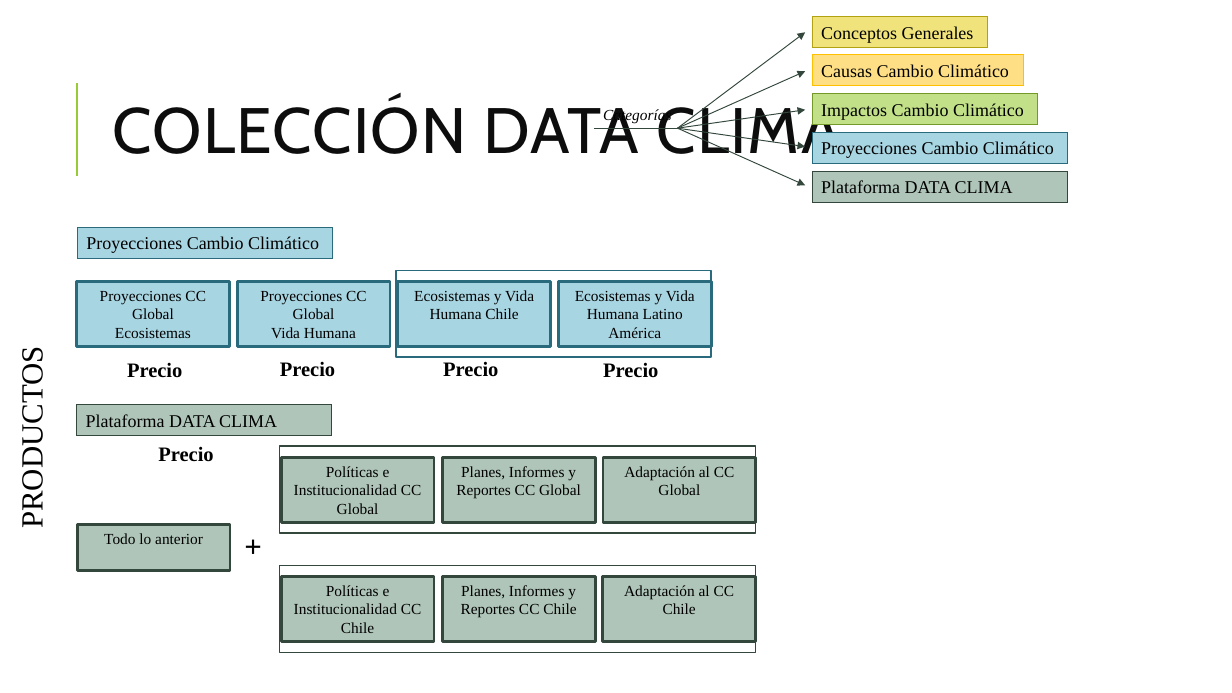
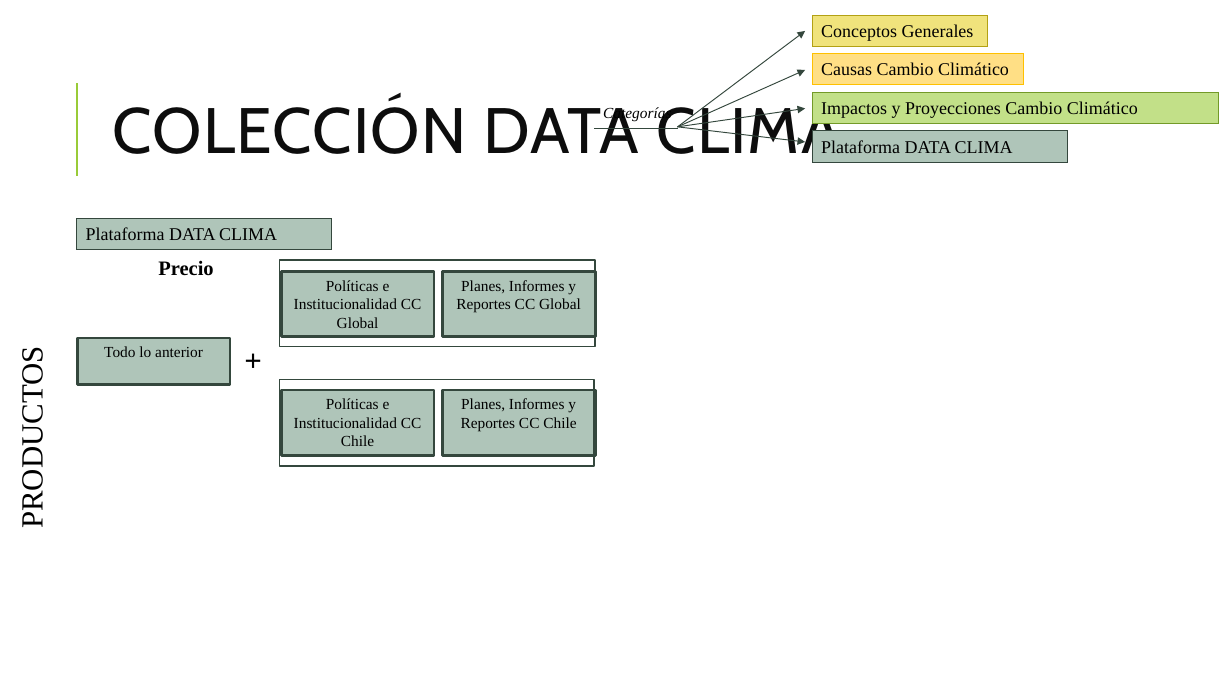
Before and after one commit to Sud-Austral/DATA-ICC, a slide deck: slide 4 of Organización DATA CLIMA.pptx (slide 3 before the commit). Drawn at 1232x693 pixels with LibreOffice and Linux fonts; fonts in the diff are those of the drawing. Boxes give left, top, right and bottom in pixels: in the first picture for what was removed or moved away, otherwise in the second. Text is boxed around its words. In the diff, an @@ line names an element or a change of style, - is before the commit and + after.

```diff
--- a/Organización DATA CLIMA.pptx
+++ b/Organización DATA CLIMA.pptx
@@ rectangle "Impactos y Proyecciones Cambio Climático": place and size @@
-rectangle "Impactos y Proyecciones Cambio Climático" at [812, 93, 1039, 125]
+rectangle "Impactos y Proyecciones Cambio Climático" at [812, 92, 1219, 124]
@@ text in rectangle at [821, 101, 1138, 118]: text changed @@
-Impactos Cambio Climático
+Impactos y Proyecciones Cambio Climático
@@ arrow moved from (677, 128) - (805, 147) to (677, 127) - (805, 142) @@
@@ arrow removed from (677, 128) to (805, 186) @@
@@ rectangle "Plataforma DATA CLIMA": place and size @@
-rectangle "Plataforma DATA CLIMA" at [812, 171, 1067, 202]
+rectangle "Plataforma DATA CLIMA" at [812, 131, 1067, 163]
@@ rectangle removed at [812, 132, 1067, 164] @@
-Proyecciones Cambio Climático
@@ rectangle removed at [78, 227, 333, 259] @@
-Proyecciones Cambio Climático
@@ rectangle: place and size @@
-rectangle at [279, 446, 755, 533]
+rectangle at [279, 260, 594, 347]
@@ rectangle removed at [77, 281, 229, 347] @@
-Proyecciones CC Global
-Ecosistemas
@@ rectangle removed at [238, 281, 390, 347] @@
-Proyecciones CC Global
-Vida Humana
@@ rectangle removed at [396, 271, 711, 358] @@
@@ rectangle removed at [398, 282, 551, 348] @@
-Ecosistemas y Vida Humana Chile
@@ rectangle removed at [558, 281, 711, 347] @@
-Ecosistemas y Vida Humana Latino América
@@ 6 rectangles, 2 texts: place and size @@
-6 rectangles, 2 texts at [77, 405, 595, 642]
+6 rectangles, 2 texts at [77, 218, 595, 456]
@@ text removed at [127, 362, 182, 378] @@
-Precio
@@ rectangle: place and size @@
-rectangle at [279, 566, 755, 653]
+rectangle at [279, 380, 594, 467]
@@ text removed at [280, 361, 335, 377] @@
-Precio
@@ text removed at [443, 361, 498, 377] @@
-Precio
@@ text removed at [603, 362, 658, 378] @@
-Precio
@@ rectangle removed at [604, 457, 756, 523] @@
-Adaptación al CC Global
@@ rectangle removed at [603, 577, 755, 642] @@
-Adaptación al CC Chile
```
Also in this commit, not shown: 1 other slide changed, 1 slide added, 42 other files.
